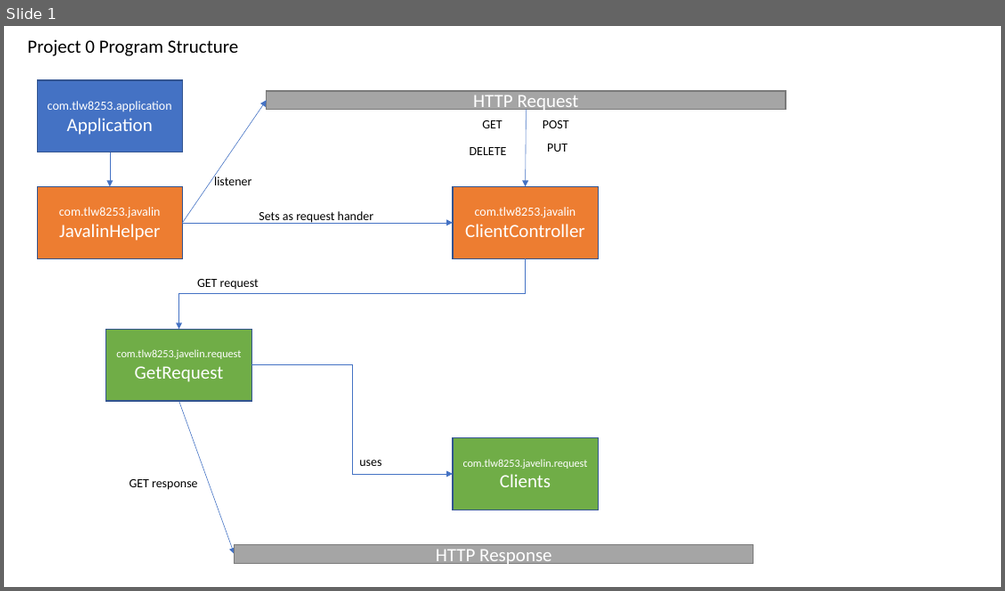
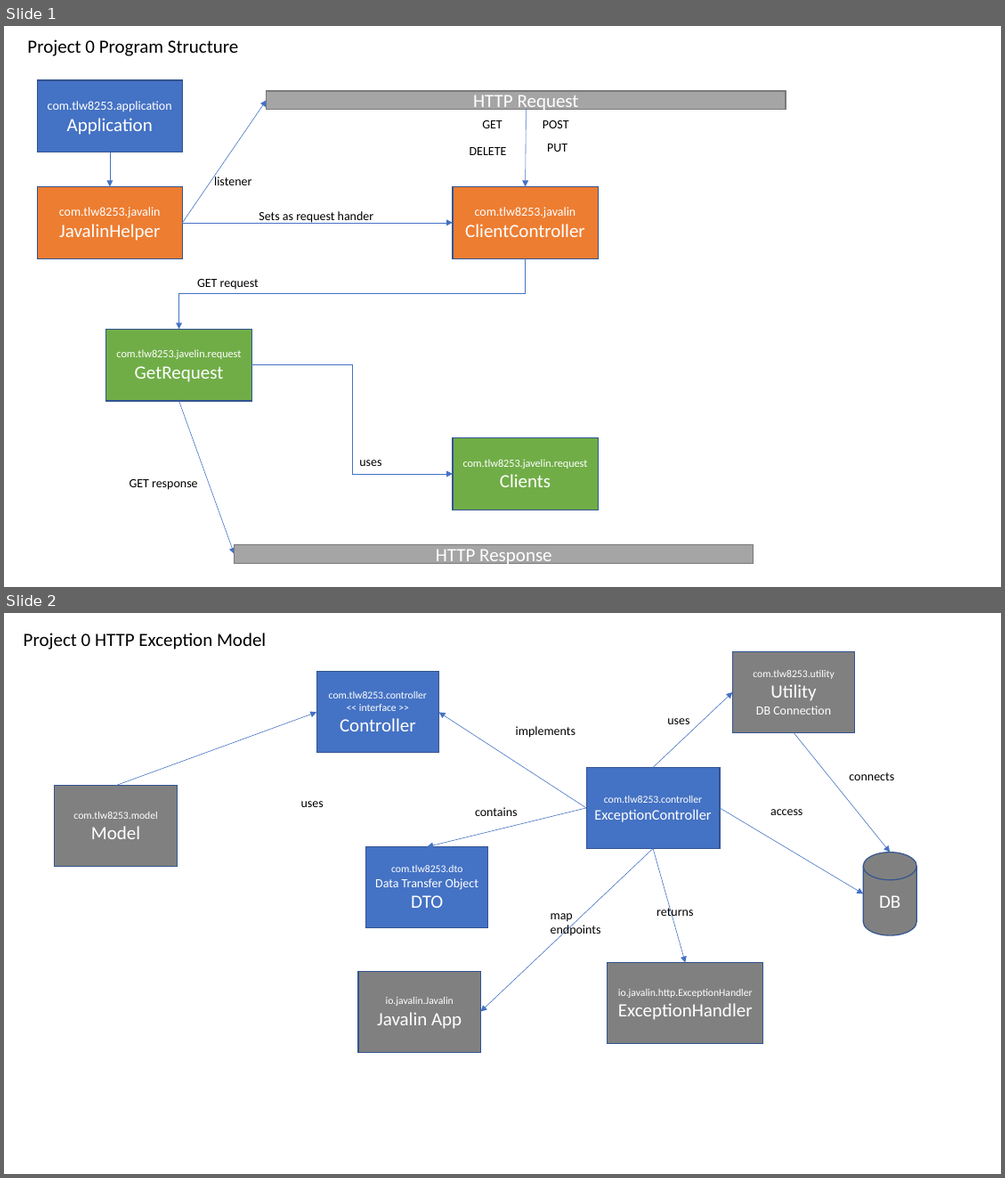
Before and after one commit to tlw8253/Project-0, a slide deck: docs/Project 0.pptx. Shown one above the other, each under a label of ours: slide 1 before the commit, slides 1 and 2 after it. The pictures are 1005x591 and 1005x1178 pixels, drawn with LibreOffice and Linux fonts; fonts in the diff are those of the drawing. Boxes give left, top, right and bottom in pixels: in the first picture for what was removed or moved away, otherwise in the second. Text is boxed around its words. In the diff, an @@ line names an element or a change of style, - is before the commit and + after.

Commit message:
20210802 updates to project files.

```diff
--- a/docs/Project 0.pptx
+++ b/docs/Project 0.pptx
@@ slide 2 added at [4,613,1001,1174], background #FFFFFF @@
@@ text added at [24,633,266,649], 18 pt, text #000000 @@
+Project 0 HTTP Exception Model
@@ rectangle added at [732,652,854,732], fill #808080, outline #325491 1 pt, 10 pt, text #FFFFFF @@
+com.tlw8253.utility
+Utility
+DB Connection
@@ rectangle added at [316,672,438,752], fill #4472C4, outline #325491 1 pt, 10 pt, text #FFFFFF @@
+com.tlw8253.controller
+<< interface >>
+Controller
@@ arrow added from (653, 767) to (732, 692), #4472C4 0.5 pt @@
@@ arrow added from (116, 786) to (316, 713), #4472C4 0.5 pt @@
@@ arrow added from (587, 808) to (439, 713), #4472C4 0.5 pt @@
@@ text added at [667,718,689,724], 12 pt, text #000000 @@
+uses
@@ text added at [516,726,575,738], 12 pt, text #000000 @@
+implements
@@ arrow added from (793, 732) to (890, 852), #4472C4 0.5 pt @@
@@ rectangle added at [587,767,720,848], fill #4472C4, outline #325491 1 pt, 10 pt, text #FFFFFF @@
+com.tlw8253.controller
+ExceptionController
@@ text added at [849,772,894,780], 12 pt, text #000000 @@
+connects
@@ rectangle added at [55,786,177,867], fill #808080, outline #325491 1 pt, 10 pt, text #FFFFFF @@
+com.tlw8253.model
+Model
@@ text added at [301,801,324,807], 12 pt, text #000000 @@
+uses
@@ arrow added from (587, 808) to (428, 847), #4472C4 0.5 pt @@
@@ text added at [475,807,518,816], 12 pt, text #000000 @@
+contains
@@ arrow added from (720, 808) to (863, 893), #4472C4 0.5 pt @@
@@ text added at [770,809,802,815], 12 pt, text #000000 @@
+access
@@ rectangle added at [366,847,488,928], fill #4472C4, outline #325491 1 pt, 12 pt, text #FFFFFF @@
+com.tlw8253.dto
+Data Transfer Object
+DTO
@@ arrow added from (653, 849) to (480, 1012), #4472C4 0.5 pt @@
@@ arrow added from (653, 849) to (685, 962), #4472C4 0.5 pt @@
@@ cylinder added at [863,852,916,935], fill #808080, outline #325491 1 pt, 18 pt, text #FFFFFF @@
+DB
@@ text added at [656,906,693,920], 12 pt, text #000000 @@
+returns
@@ text added at [550,913,601,938], 12 pt, text #000000 @@
+map endpoints
@@ rectangle added at [358,971,480,1052], fill #808080, outline #325491 1 pt, 10 pt, text #FFFFFF @@
+io.javalin.Javalin
+Javalin App
@@ rectangle added at [607,962,763,1043], fill #808080, outline #325491 1 pt, 10 pt, text #FFFFFF @@
+io.javalin.http.ExceptionHandler
+ExceptionHandler
```
Also in this commit, not shown: 11 other files.
